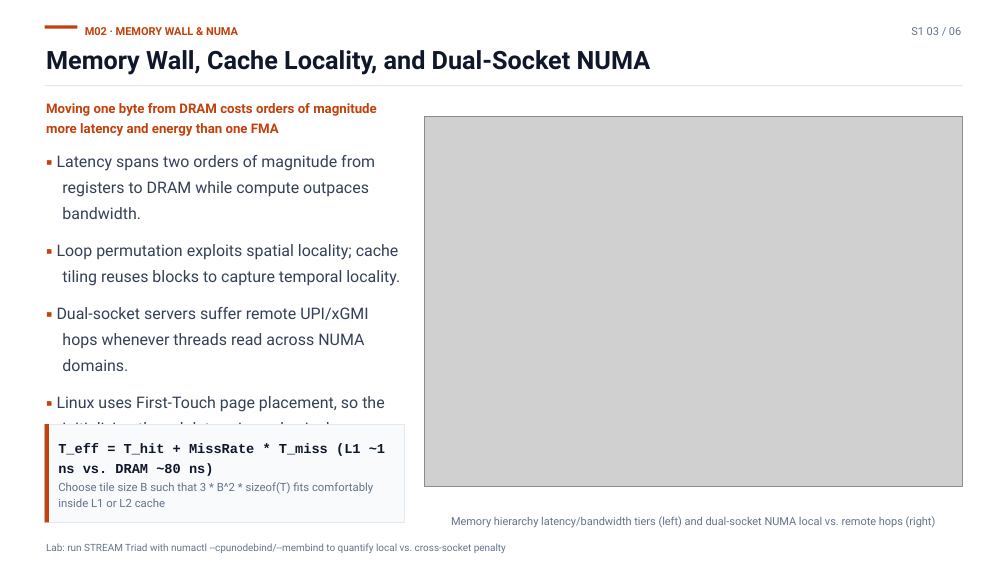
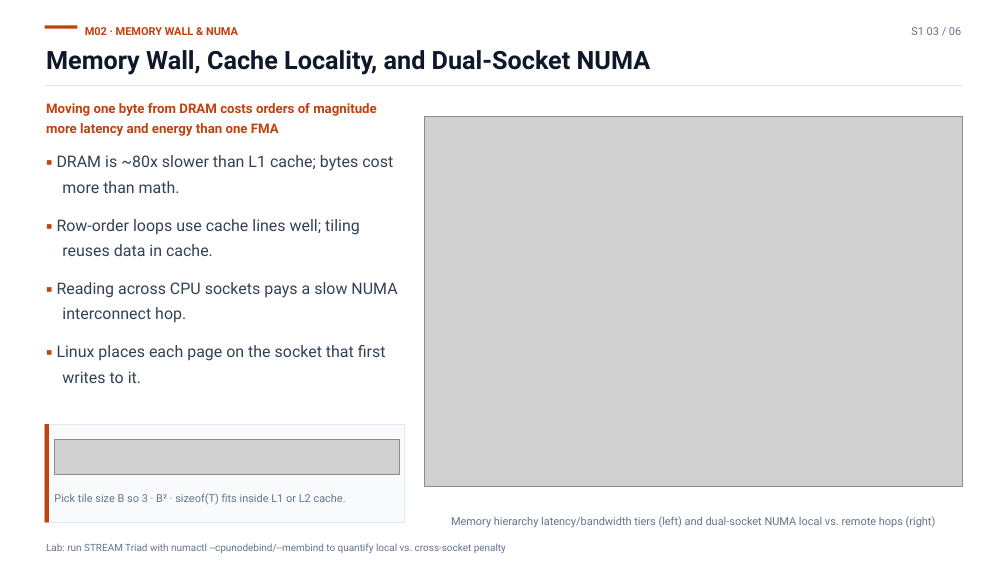
Before and after one commit to hkust-asc/asc27-curriculum, a slide deck: slide 3 of slides/odp/01-stage1-foundations.odp. Drawn at 1008x567 pixels with LibreOffice and Linux fonts; fonts in the diff are those of the drawing; grey boxes stand for pictures. Boxes give left, top, right and bottom in pixels: in the first picture for what was removed or moved away, otherwise in the second. Text is boxed around its words. In the diff, an @@ line names an element or a change of style, - is before the commit and + after.

Commit message:
Tighten beginner slides and render core formulas in LaTeX.
Cut slide copy to one idea per bullet, fix formula-strip layout, and typeset each core formula with pdflatex. The pedagogy audit now checks slide density and raw ASCII operators.

```diff
--- a/slides/odp/01-stage1-foundations.odp
+++ b/slides/odp/01-stage1-foundations.odp
@@ text removed at (x1=57, y1=155, x2=400, y2=455) @@
-▪ Latency spans two orders of magnitude from registers to DRAM while compute outpaces bandwidth.
-▪ Loop permutation exploits spatial locality; cache tiling reuses blocks to capture temporal locality.
-▪ Dual-socket servers suffer remote UPI/xGMI hops whenever threads read across NUMA domains.
-▪ Linux uses First-Touch page placement, so the initializing thread determines physical memory locality.
@@ text added at (x1=57, y1=155, x2=397, y2=383), 15.2 pt, text #334155 @@
+▪ DRAM is ~80x slower than L1 cache; bytes cost more than math.
+▪ Row-order loops use cache lines well; tiling reuses data in cache.
+▪ Reading across CPU sockets pays a slow NUMA interconnect hop.
+▪ Linux places each page on the socket that first writes to it.
@@ picture added at (x1=54, y1=440, x2=400, y2=475) @@
@@ text "Pick tile size B so ..." at (x1=54, y1=493, x2=346, y2=504): vertical alignment middle to top @@
@@ text at (x1=54, y1=493, x2=346, y2=504): text changed; size 10.8 to 10.4 pt @@
-T_eff = T_hit + MissRate * T_miss (L1 ~1 ns vs. DRAM ~80 ns)
-Choose tile size B such that 3 * B^2 * sizeof(T) fits comfortably inside L1 or L2 cache
+Pick tile size B so 3 · B² · sizeof(T) fits inside L1 or L2 cache.
```
Also in this commit, not shown: 4 other slides changed, 22 other files.
